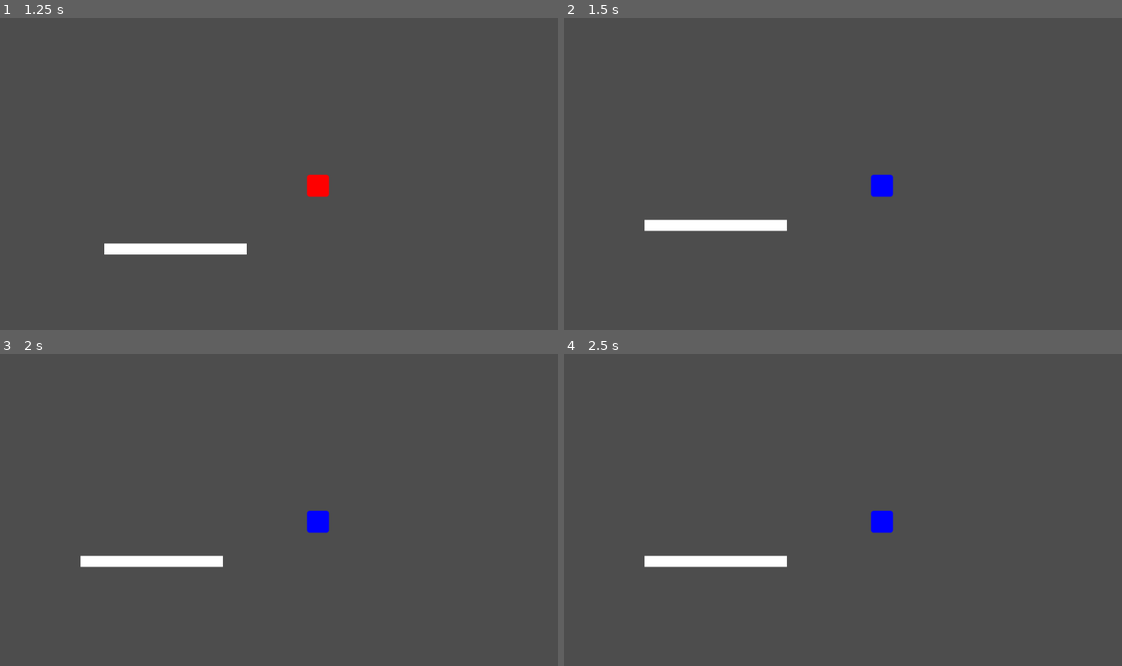
Above: before the commit, frames 1-4 (two rows, left to right).
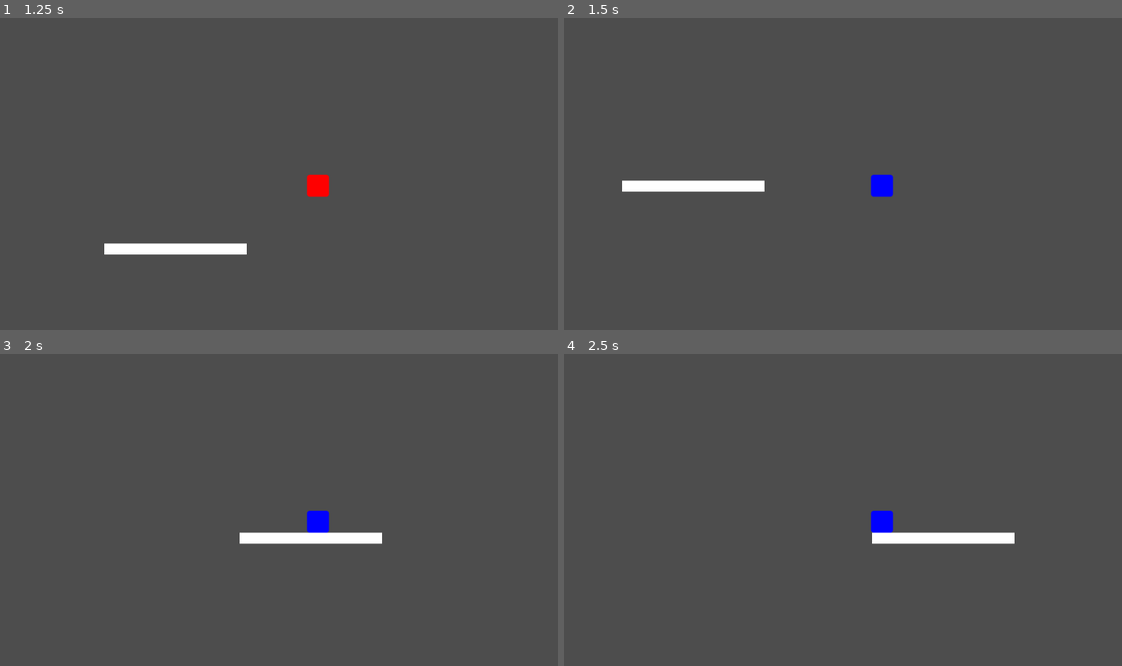
Above: after the commit, the same moments.

Repository: trabelsi-amine/wildjam
Game: Godot game, scene res://scenes/main.tscn
The game is run twice, just before and just after one commit, with the same random seed, the same clock (stepped at 60 frames per second) and the same inputs. The engine's default icon, where the game draws it, is replaced by a stand-in: a white triangle on a blue panel in a dark square.
Inputs:
- Up to frame 1 (1.25 s): tap Enter at 0.5 s; hold D (right) from 0.53 s (still down); hold Space (jump) from 0.53 s (still down)
- Up to frame 2 (1.5 s): keep holding D (right); release Space (jump) at 1.28 s; tap E (ChangeState) at 1.35 s
- Up to frame 3 (2 s): keep holding D (right); tap Space (jump) at 1.52, 1.55, 1.82 s
- Up to frame 4 (2.5 s): release D (right) at 2.03 s; hold A (left) from 2.03 s (still down); hold Space (jump) from 2.03 s (still down)

Frame 1 is identical in both runs. In frame 2, 2.0% of the frame differs, in the area x 10-40%, y 52-69%; in frame 3, 2.0%; in frame 4, 2.0%.

Commit message:
Liquid & Gas movement added
Liquid movement:
- Similar to solid movement, a bit slower and you cannot jump.

Gas movement:
- Gravity is lower, so is speed for left/right movement.
- You have the ability to fly, hold down "SPACE" and you will go up, let go to go down

Other:
- Changed a bit of the layout, found it unnecessary for each state to have a movement function outside of their state function.

Diff:
--- a/jam-entry/scripts/player.gd
+++ b/jam-entry/scripts/player.gd
@@ -29,20 +29,17 @@
 		STATES.Solid:
 			solid_state(delta)
 		STATES.Liquid:
-			liquid_state()
+			liquid_state(delta)
 		STATES.Gas:
-			gas_state()
+			gas_state(delta)
 
 func solid_state(delta):
+	#visual
 	playerSprite.modulate.r = 255
 	playerSprite.modulate.b = 0
 	playerSprite.modulate.g = 0
 
-	solid_movement(delta)
-
-
-
-func solid_movement(delta):
+	#movement
 	var speed = 1200
 	var gravity = 4000
 	var jump_speed = -1800
@@ -55,17 +52,40 @@
 	if Input.is_action_just_pressed("jump") and is_on_floor():
 		velocity.y = jump_speed
 
-func liquid_state():
+
+
+func liquid_state(delta):
+	#visual
 	playerSprite.modulate.r = 0
 	playerSprite.modulate.b = 255
 	playerSprite.modulate.g = 0
 
+	#movement
+	var speed = 1000
+	var gravity = 4000
+
+	velocity.y += gravity * delta
+	velocity.x = Input.get_axis("left", "right") * speed
+	move_and_slide()
 
 
-func gas_state():
+func gas_state(delta):
+	#visual
 	playerSprite.modulate.r = 0
 	playerSprite.modulate.b = 0
 	playerSprite.modulate.g = 255
+
+	#movement
+	var speed = 650
+	var gravity = 1000
+	var jump_speed = -500
+
+	velocity.y += gravity * delta
+	velocity.x = Input.get_axis("left", "right") * speed
+	move_and_slide()
+
+	if Input.is_action_pressed("jump"):
+		velocity.y = jump_speed
 
 func change_state():
 	match current_state:
